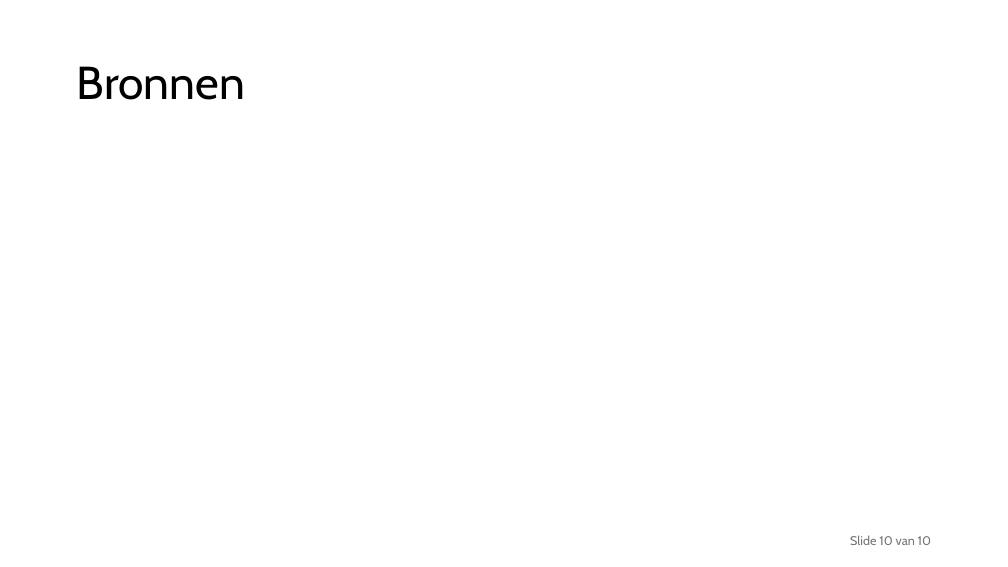
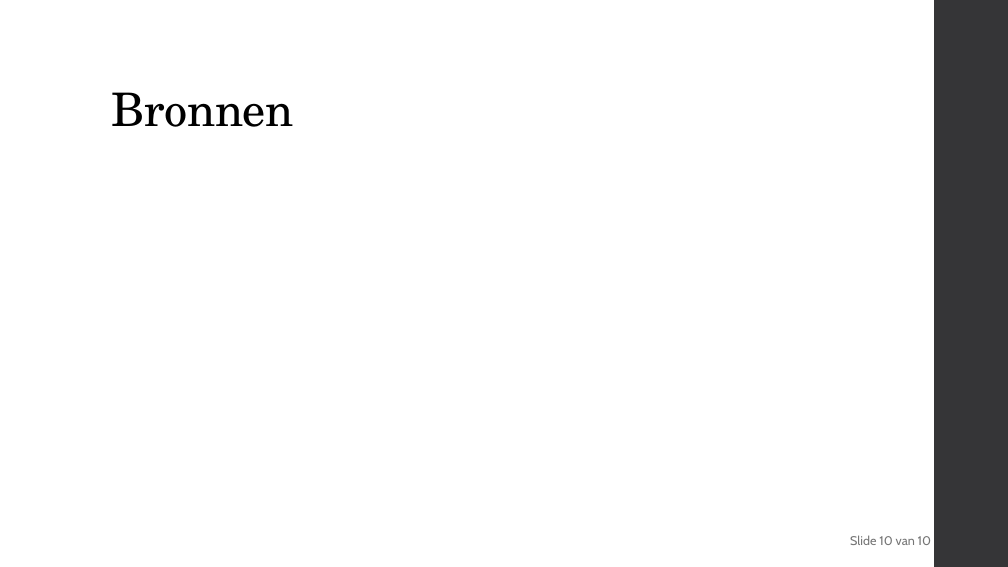
Before and after one commit to delamiro/Embedded-Stepper-Motor, a slide deck: slide 10 of docs/presentatie.odp. Drawn at 1008x567 pixels with LibreOffice and Linux fonts; fonts in the diff are those of the drawing. Boxes give left, top, right and bottom in pixels: in the first picture for what was removed or moved away, otherwise in the second. Text is boxed around its words. In the diff, an @@ line names an element or a change of style, - is before the commit and + after.

```diff
--- a/docs/presentatie.odp
+++ b/docs/presentatie.odp
@@ freeform shape added at box(934, 0, 1008, 567), fill #353537 @@
@@ title "Bronnen": place and size @@
-title "Bronnen" at box(77, 66, 245, 100)
+title "Bronnen" at box(112, 92, 294, 127)
@@ title "Bronnen" at box(112, 92, 294, 127): font Cabin to TeX Gyre Schola, letter spacing 0 to -0.5 pt; vertical alignment middle to bottom @@
```
Also in this commit, not shown: 9 other slides changed, 1 other file.
